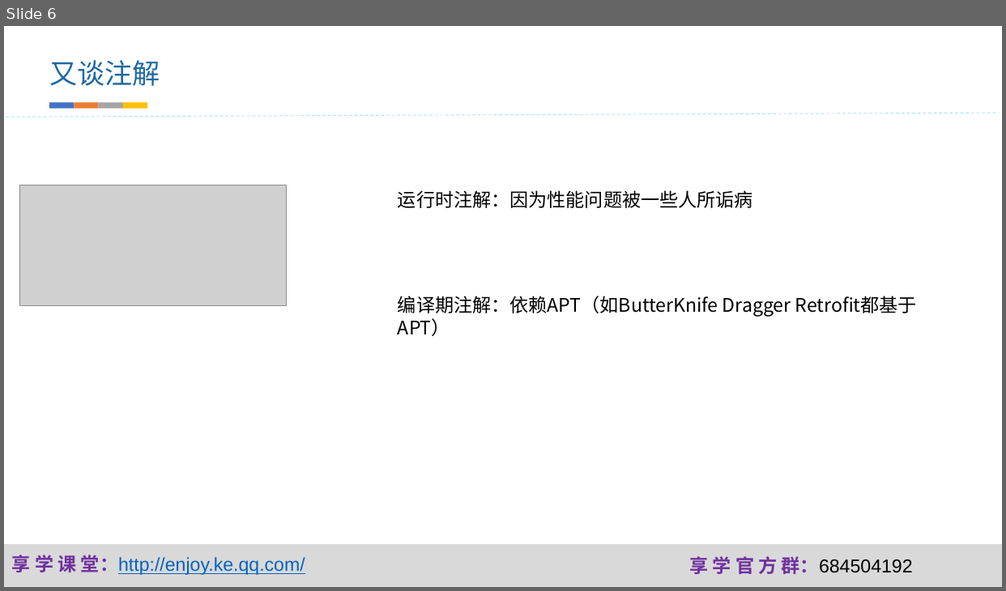
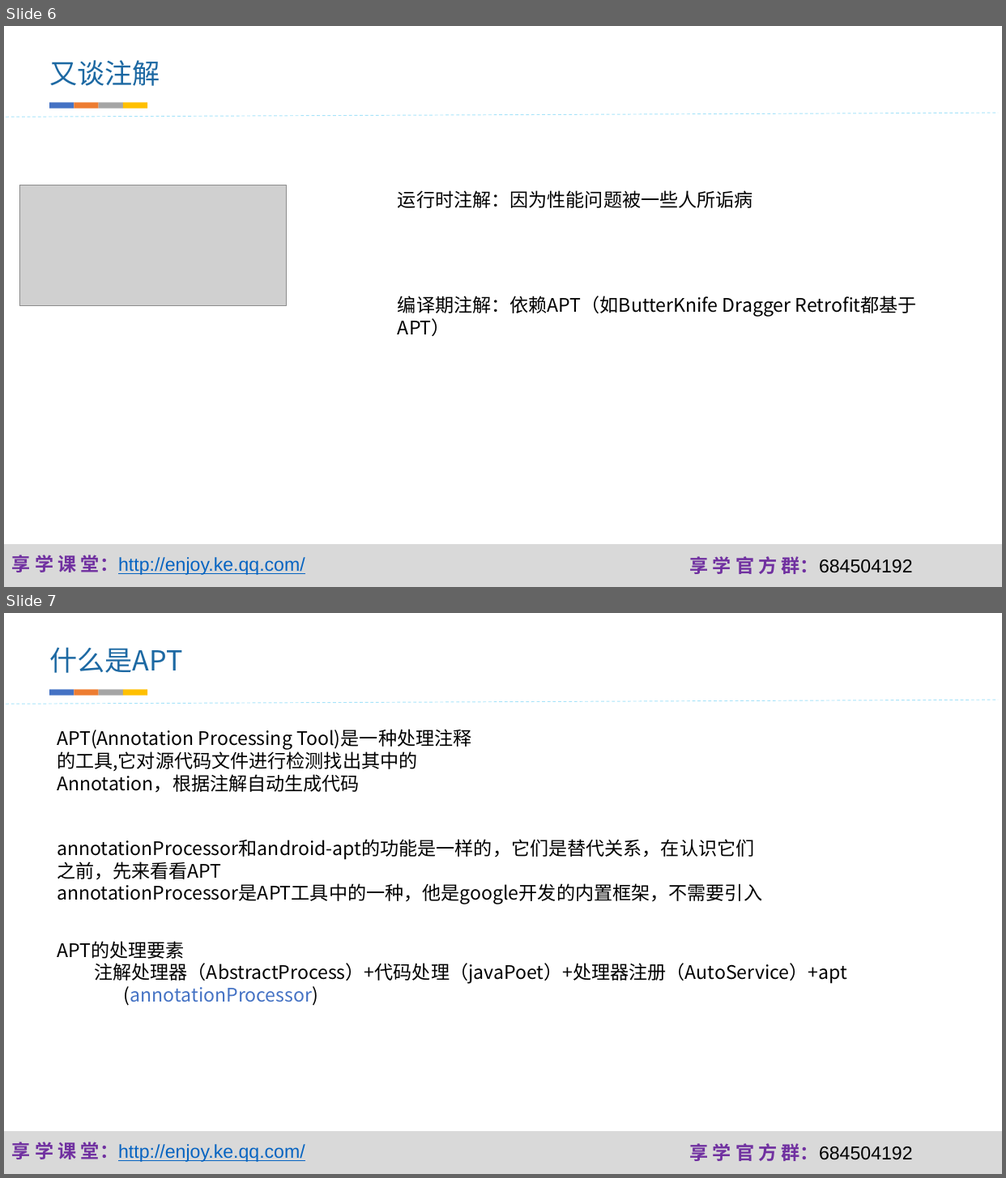
Before and after one commit to fanzhangvip/xiangxue, a slide deck: pre/javapoet.pptx. Shown one above the other, each under a label of ours: slide 6 before the commit, slides 6 and 7 after it. The pictures are 1006x591 and 1006x1178 pixels, drawn with LibreOffice and Linux fonts; fonts in the diff are those of the drawing; grey boxes stand for pictures; background and template pictures are left out. Boxes give left, top, right and bottom in pixels: in the first picture for what was removed or moved away, otherwise in the second. Text is boxed around its words. In the diff, an @@ line names an element or a change of style, - is before the commit and + after.

```diff
--- a/pre/javapoet.pptx
+++ b/pre/javapoet.pptx
@@ slide 7 added at bbox=[4, 613, 1002, 1174], background #FFFFFF; not listed: 3 template elements that a slide beside it also shows @@
@@ text added at bbox=[49, 647, 182, 673], 26.6 pt, text #1D69A3 @@
+什么是APT
@@ line added from (4, 705) to (998, 700), #00B0F0 0.75 pt dashed @@
@@ group added at bbox=[49, 689, 147, 696]: 4 rectangles @@
@@ text added at bbox=[57, 729, 471, 793], 18 pt, text #000000 @@
+APT(Annotation Processing Tool)是一种处理注释的工具,它对源代码文件进行检测找出其中的Annotation，根据注解自动生成代码
@@ text added at bbox=[57, 839, 762, 905], 18 pt, text #000000 @@
+annotationProcessor和android-apt的功能是一样的，它们是替代关系，在认识它们之前，先来看看APT
+annotationProcessor是APT工具中的一种，他是google开发的内置框架，不需要引入
@@ text added at bbox=[57, 941, 847, 1006], 18 pt, text #000000 @@
+APT的处理要素
+注解处理器（AbstractProcess）+代码处理（javaPoet）+处理器注册（AutoService）+apt (annotationProcessor)
```
Also in this commit, not shown: 2 other slides added, 14 slides removed, 23 other files.
